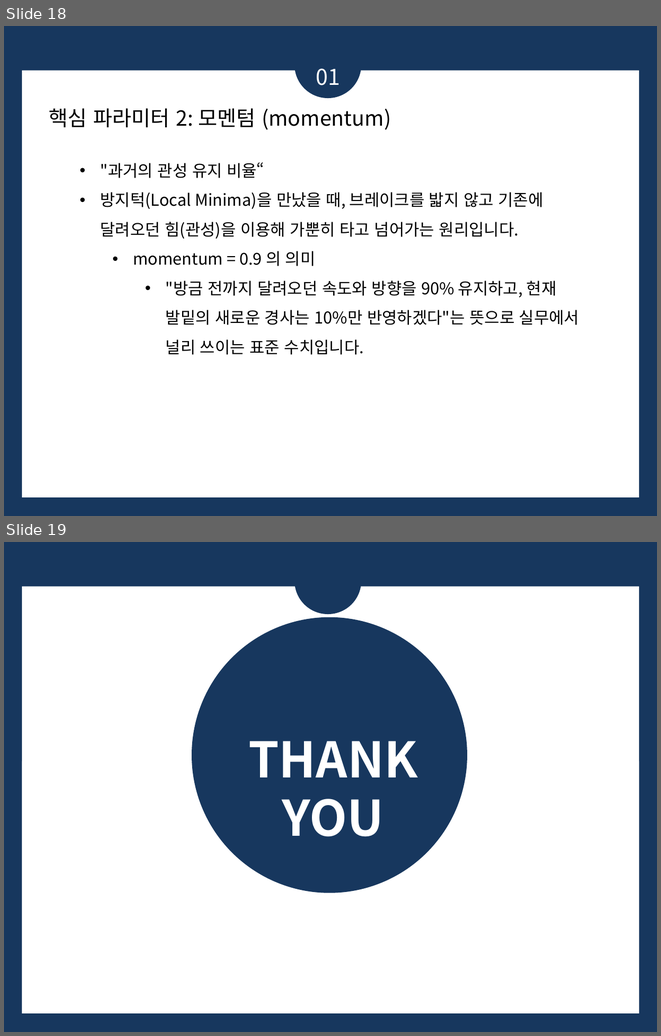
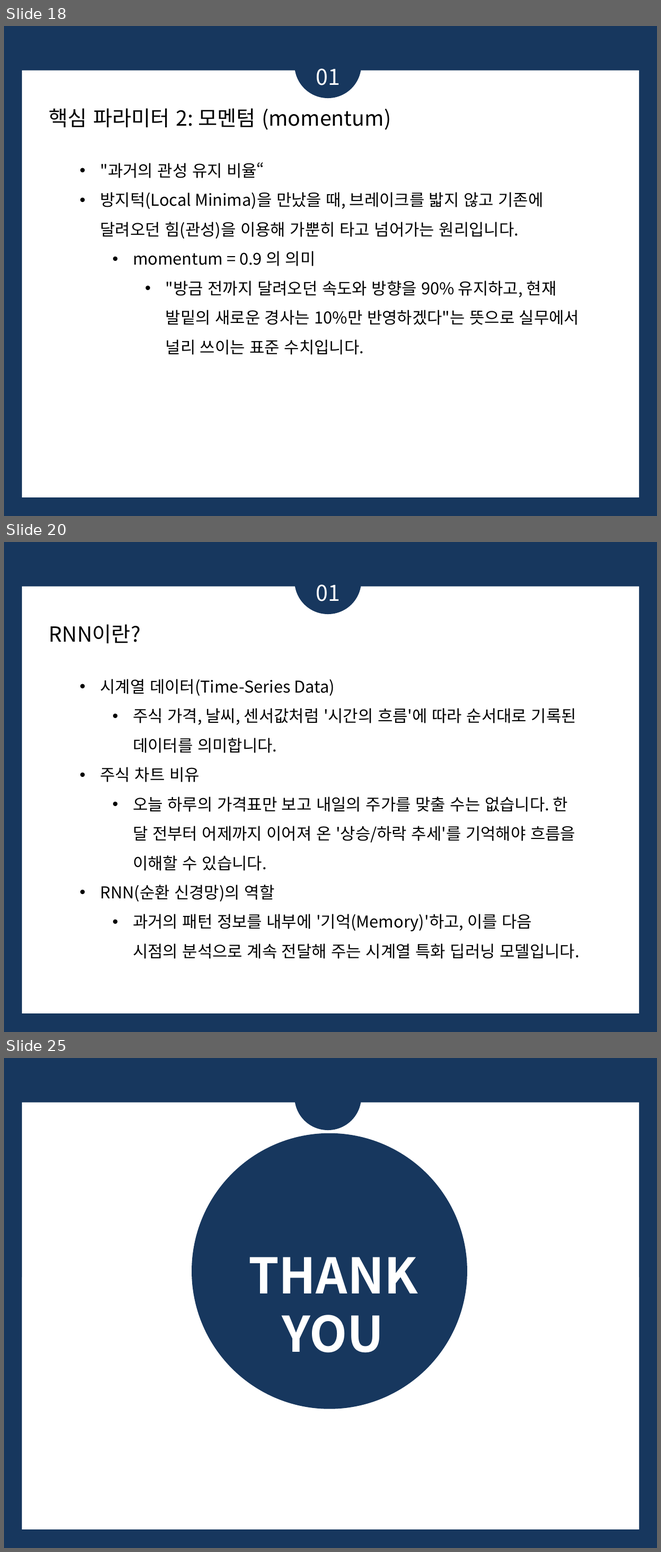
Before and after one commit to bsmoon-86/multicam_2025, a slide deck: PPT/딥러닝.pptx. Shown one above the other, each under a label of ours: slides 18 and 19 before the commit, slides 18, 20 and 25 after it; the slides between them are not shown. The pictures are 661x1036 and 661x1552 pixels, drawn with LibreOffice and Linux fonts; fonts in the diff are those of the drawing. Boxes give left, top, right and bottom in pixels: in the first picture for what was removed or moved away, otherwise in the second. Text is boxed around its words. In the diff, an @@ line names an element or a change of style, - is before the commit and + after.

```diff
--- a/PPT/딥러닝.pptx
+++ b/PPT/딥러닝.pptx
@@ slide 20 added at box(4, 542, 657, 1032), background #17375E; not listed: 1 template element that a slide beside it also shows @@
@@ ellipse added at box(294, 547, 361, 614), fill #17375E @@
@@ text added at box(316, 584, 340, 601), 24 pt, text #FFFFFF @@
+01
@@ text added at box(49, 624, 141, 643), 23 pt, text #000000 @@
+RNN이란?
@@ text added at box(100, 679, 579, 959), 18 pt, text #000000 @@
+• 시계열 데이터(Time-Series Data)
+  • 주식 가격, 날씨, 센서값처럼 '시간의 흐름'에 따라 순서대로 기록된 데이터를 의미합니다.
+• 주식 차트 비유
+  • 오늘 하루의 가격표만 보고 내일의 주가를 맞출 수는 없습니다. 한 달 전부터 어제까지 이어져 온 '상승/하락 추세'를 기억해야 흐름을 이해할 수 있습니다.
+• RNN(순환 신경망)의 역할
+  • 과거의 패턴 정보를 내부에 '기억(Memory)'하고, 이를 다음 시점의 분석으로 계속 전달해 주는 시계열 특화 딥러닝 모델입니다.
@@ what was slide 19 is now slide 25 @@
```
Also in this commit, not shown: 5 other slides added.
